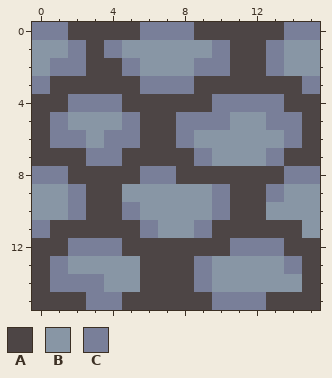
A pixel-art file gets an edit: assets/03_backgrounds/cityGround.aseprite. That is the earlier state.
16x16 pixels, 1 frame. Colours within 5 levels of each other are drawn and written as one.
Palette (. is transparent): A #4d4545  B #8896a5  C #797f99
Pixels before, first column x 0:
 0 CCAAAACCCAAAAACC
 1 BBCACBBBBBCAACBB
 2 BCCAACBBBCCAACBB
 3 CAAAAACCCAAAAAAC
 4 AACCCAAAAACCCCAA
 5 ACBBBCAACCCBBCCA
 6 ACCBCCAACBBBBBCA
 7 AAACCAAAACBBBCAA
 8 CCAAAACCAAAAAACC
 9 BBCAABBBBBCAACBB
10 BBCAACBBBBCAABBB
11 CAAAAACBBCAAAAAB
12 AACCCAAAAAACCCAA
13 ACBBBBAAACBBBBCA
14 ACCCBBAAACBBBBBA
15 AAACCAAAAACCCAAA
New version:
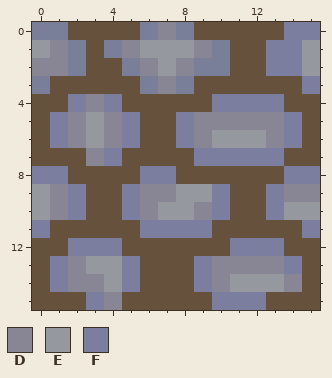
Colours new in this view: D #888594  E #95999f  F #7c7ea0
Diff:
layer "Layer 1 Copy" added
layer "Layer 2" opacity 13% added
colour A: #4d4545 -> #65513c
Changed rows in their new state; - is a pixel that keeps its letter.
Layer "Layer 2":
first column x 0:
 0 -------D------FF
 1 ED---DEEED---FFE
 2 DD----DED----FFE
 3 -------D-------F
 4 --FDF-----FFFF--
 5 -FDEDF--FDDDDDF-
 6 -FDEDF--FDEEEDF-
 7 ---DF----FFFFF--
 8 FF----FF------FF
 9 EDF--FDDEEF--FDD
10 EDF--FDEEDF--FEE
11 F-----FFFF-----F
12 --FFF------FFF--
13 -FDEEF---FDDDDF-
14 -FDDEF---FDEEED-
15 ---FD-----FFF---
Pixel boxes of the changes (left, top, right, bottom) in both pictures:
changed: (32, 22, 320, 310)
